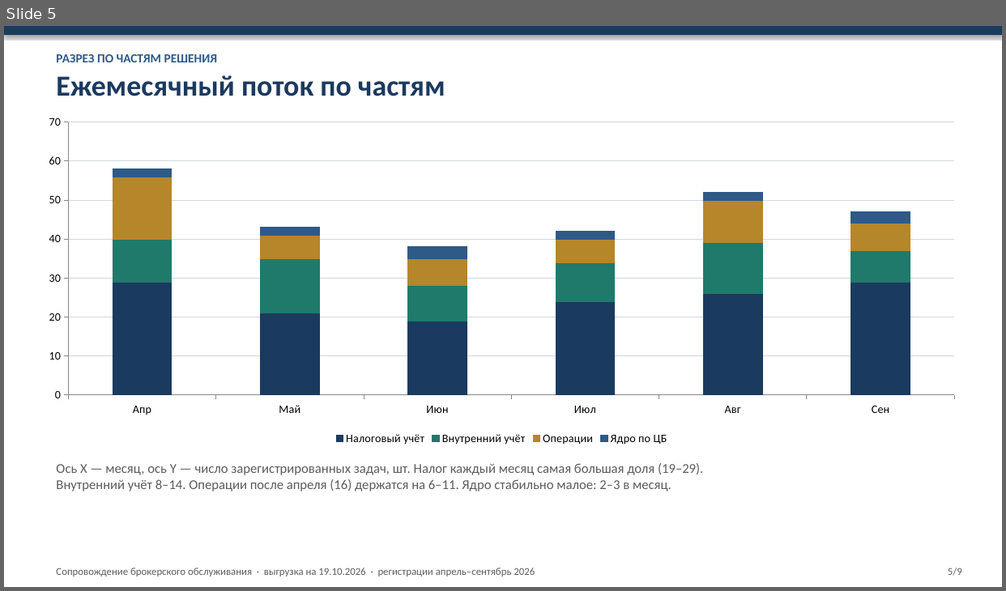
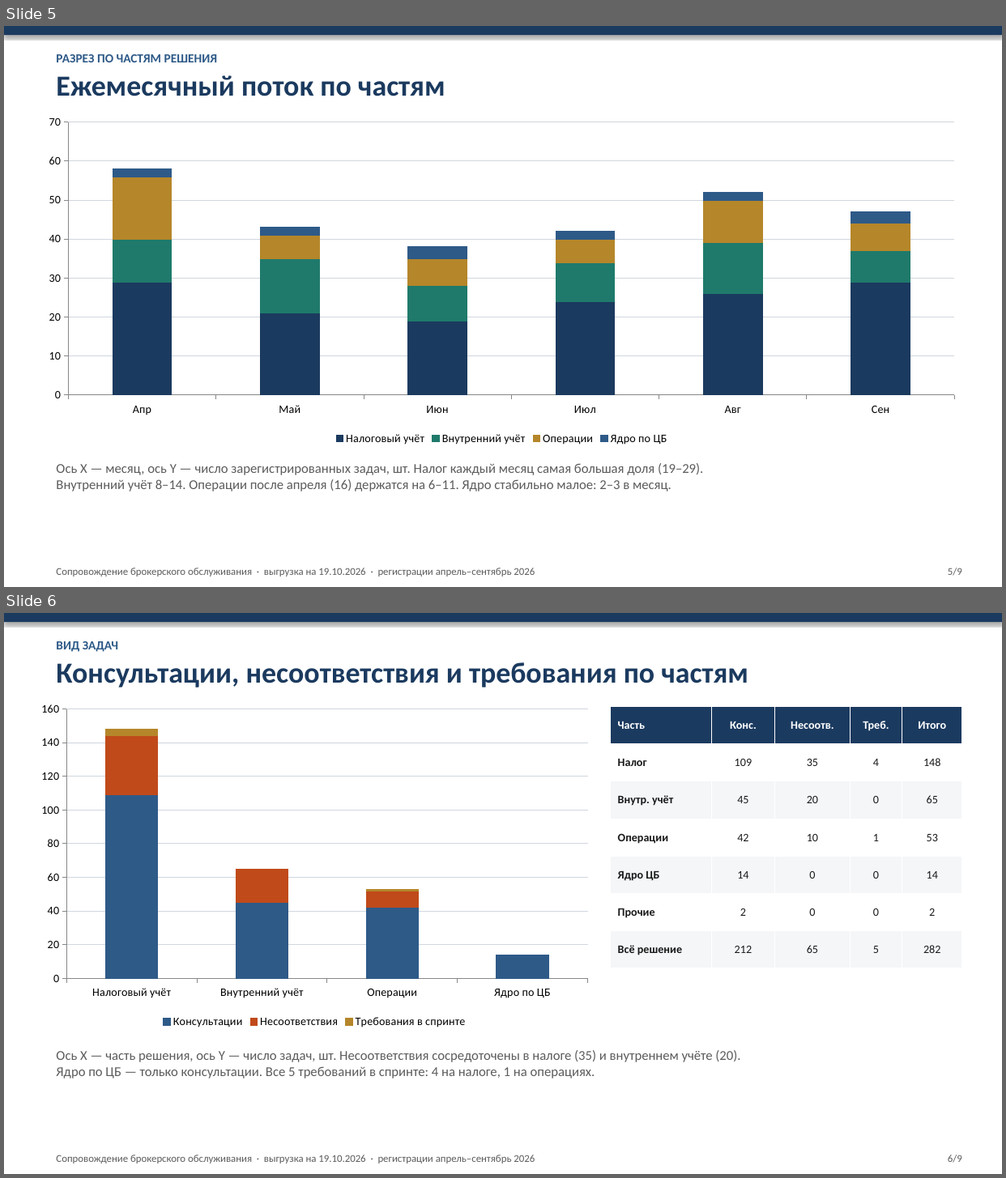
Before and after one commit to kkokurin799/Work, a slide deck: support-stats/brokerage_support_stats.pptx. Shown one above the other, each under a label of ours: slide 5 before the commit, slides 5 and 6 after it. The pictures are 1006x591 and 1006x1178 pixels, drawn with LibreOffice and Linux fonts; fonts in the diff are those of the drawing. Boxes give left, top, right and bottom in pixels: in the first picture for what was removed or moved away, otherwise in the second. Text is boxed around its words. In the diff, an @@ line names an element or a change of style, - is before the commit and + after.

```diff
--- a/support-stats/brokerage_support_stats.pptx
+++ b/support-stats/brokerage_support_stats.pptx
@@ slide 6 added at box(4, 613, 1002, 1174), background #FFFFFF @@
@@ rectangle added at box(4, 613, 1002, 622), fill #1B3A5F @@
@@ text added at box(56, 641, 118, 652), 12 pt, text #2E5A88, bold @@
+ВИД ЗАДАЧ
@@ text added at box(56, 662, 748, 688), 28 pt, text #1B3A5F, bold @@
+Консультации, несоответствия и требования по частям
@@ column stacked chart added at box(30, 696, 599, 1033) @@
+categories: Налоговый учёт, Внутренний учёт, Операции, Ядро по ЦБ
+Консультации: 109, 45, 42, 14
+Несоответствия: 35, 20, 10, 0
+Требования в спринте: 4, 0, 1, 0
@@ table added at box(611, 707, 962, 969), 7 rows, 5 columns @@
+Часть | Конс. | Несоотв. | Треб. | Итого
+Налог | 109 | 35 | 4 | 148
+Внутр. учёт | 45 | 20 | 0 | 65
+Операции | 42 | 10 | 1 | 53
+Ядро ЦБ | 14 | 0 | 0 | 14
+Прочие | 2 | 0 | 0 | 2
+Всё решение | 212 | 65 | 5 | 282
@@ text added at box(56, 1050, 740, 1079), 13 pt, text #5C5C5C @@
+Ось X — часть решения, ось Y — число задач, шт. Несоответствия сосредоточены в налоге (35) и внутреннем учёте (20).
+Ядро по ЦБ — только консультации. Все 5 требований в спринте: 4 на налоге, 1 на операциях.
@@ text added at box(56, 1155, 535, 1164), 10 pt, text #5C5C5C @@
+Сопровождение брокерского обслуживания · выгрузка на 19.10.2026 · регистрации апрель–сентябрь 2026
@@ text added at box(948, 1155, 962, 1163), 10 pt, text #5C5C5C @@
+6/9
```
Also in this commit, not shown: 5 slides changed, 1 slide removed, 3 other files.
